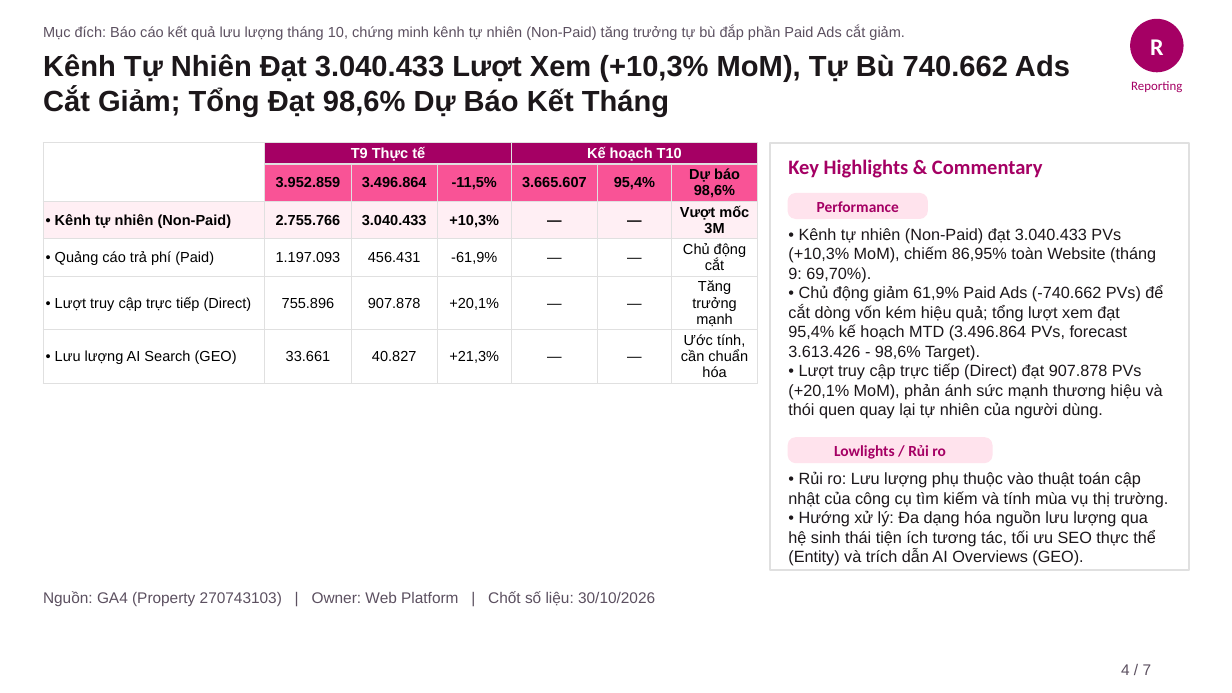
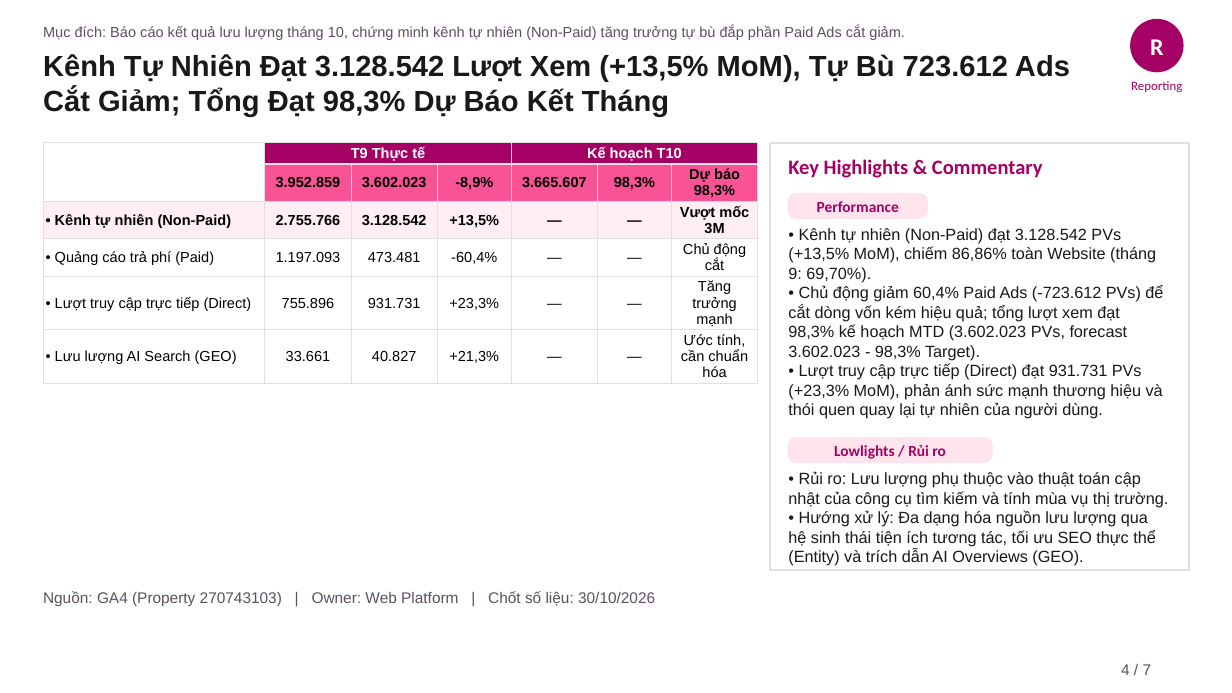
Before and after one commit to stormhoang/hienho-knowledgebase, a slide deck: slide 4 of 07_REPORTS/docs/presentations/Web_Platform_Thang_10_2026_Monthly_Report.pptx. Drawn at 1232x693 pixels with LibreOffice and Linux fonts; fonts in the diff are those of the drawing. Boxes give left, top, right and bottom in pixels: in the first picture for what was removed or moved away, otherwise in the second. Text is boxed around its words. In the diff, an @@ line names an element or a change of style, - is before the commit and + after.

```diff
--- a/07_REPORTS/docs/presentations/Web_Platform_Thang_10_2026_Monthly_Report.pptx
+++ b/07_REPORTS/docs/presentations/Web_Platform_Thang_10_2026_Monthly_Report.pptx
@@ text at [43,54,1070,116]: text changed @@
-Kênh Tự Nhiên Đạt 3.040.433 Lượt Xem (+10,3% MoM), Tự Bù 740.662 Ads Cắt Giảm; Tổng Đạt 98,6% Dự Báo Kết Tháng
+Kênh Tự Nhiên Đạt 3.128.542 Lượt Xem (+13,5% MoM), Tự Bù 723.612 Ads Cắt Giảm; Tổng Đạt 98,3% Dự Báo Kết Tháng
@@ table at [43,143,758,485] @@
-row 2:  | 3.952.859 | 3.496.864 | -11,5% | 3.665.607 | 95,4% | Dự báo 98,6%
+row 2:  | 3.952.859 | 3.602.023 | -8,9% | 3.665.607 | 98,3% | Dự báo 98,3%
-row 3, column 3: 3.040.433
+row 3, column 3: 3.128.542
-row 3, column 4: +10,3%
+row 3, column 4: +13,5%
-row 4, column 3: 456.431
+row 4, column 3: 473.481
-row 4, column 4: -61,9%
+row 4, column 4: -60,4%
-row 5, column 3: 907.878
+row 5, column 3: 931.731
-row 5, column 4: +20,1%
+row 5, column 4: +23,3%
@@ text at [788,228,1163,419]: text changed @@
-• Kênh tự nhiên (Non-Paid) đạt 3.040.433 PVs (+10,3% MoM), chiếm 86,95% toàn Website (tháng 9: 69,70%).
-• Chủ động giảm 61,9% Paid Ads (-740.662 PVs) để cắt dòng vốn kém hiệu quả; tổng lượt xem đạt 95,4% kế hoạch MTD (3.496.864 PVs, forecast 3.613.426 - 98,6% Target).
-• Lượt truy cập trực tiếp (Direct) đạt 907.878 PVs (+20,1% MoM), phản ánh sức mạnh thương hiệu và thói quen quay lại tự nhiên của người dùng.
+• Kênh tự nhiên (Non-Paid) đạt 3.128.542 PVs (+13,5% MoM), chiếm 86,86% toàn Website (tháng 9: 69,70%).
+• Chủ động giảm 60,4% Paid Ads (-723.612 PVs) để cắt dòng vốn kém hiệu quả; tổng lượt xem đạt 98,3% kế hoạch MTD (3.602.023 PVs, forecast 3.602.023 - 98,3% Target).
+• Lượt truy cập trực tiếp (Direct) đạt 931.731 PVs (+23,3% MoM), phản ánh sức mạnh thương hiệu và thói quen quay lại tự nhiên của người dùng.
```
Also in this commit, not shown: 2 other slides changed, 6 other files.
